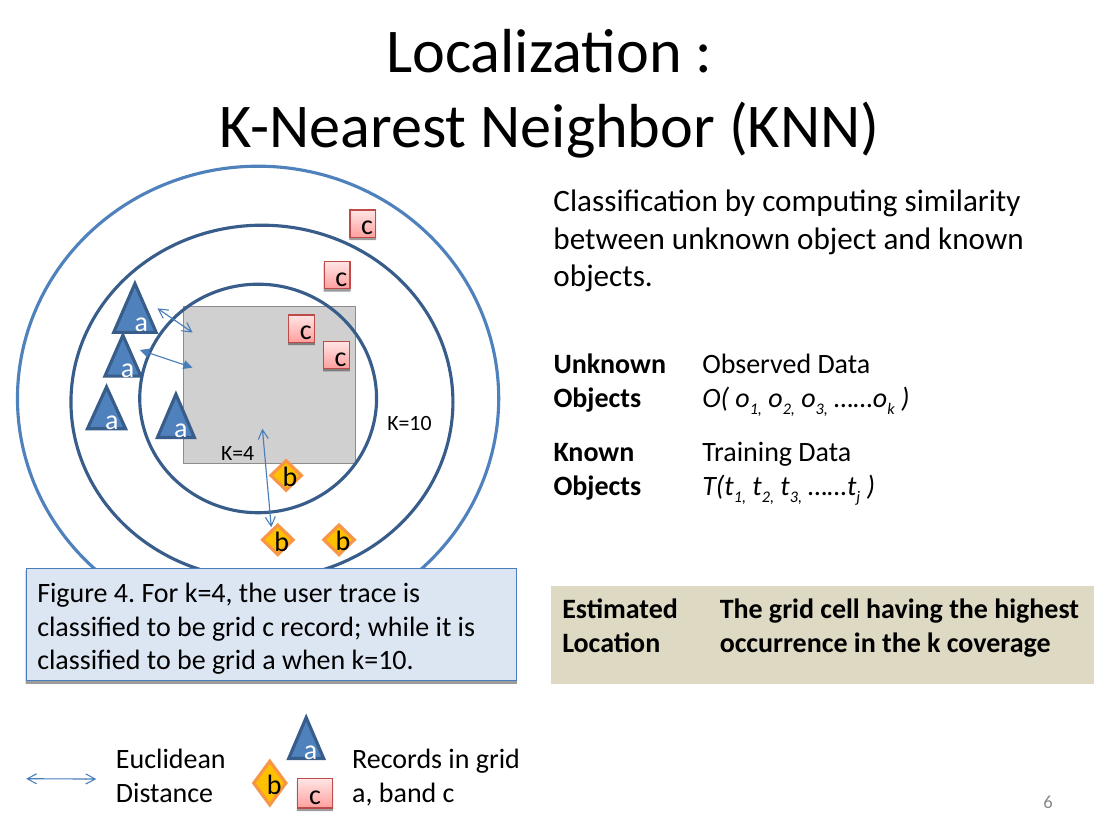
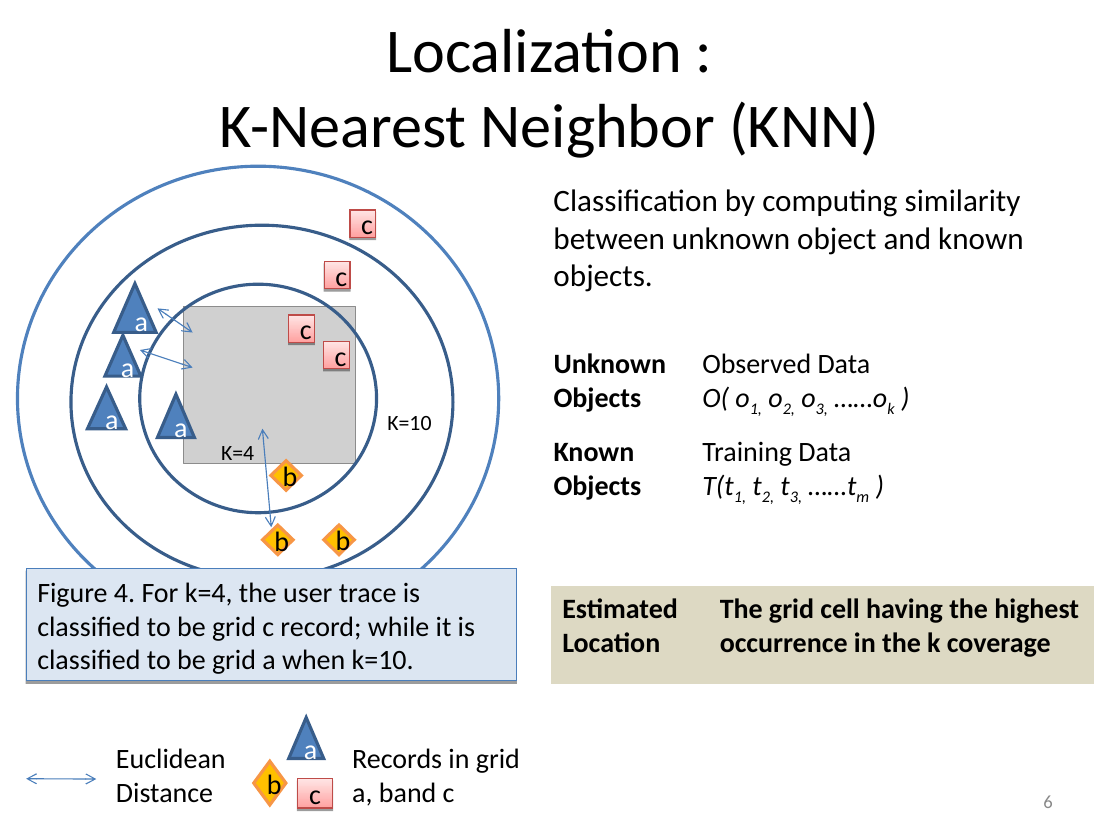
Before and after one commit to venkinarla/qya2, a slide deck: slide 6 of Final Year Porject (QYA2)_update.ppt. Drawn at 1120x840 pixels with LibreOffice and Linux fonts; fonts in the diff are those of the drawing; grey boxes stand for pictures. Boxes give left, top, right and bottom in pixels: in the first picture for what was removed or moved away, otherwise in the second. Text is boxed around its words. In the diff, an @@ line names an element or a change of style, - is before the commit and + after.

```diff
--- a/Final Year Porject (QYA2)_update.ppt
+++ b/Final Year Porject (QYA2)_update.ppt
@@ double arrow (140, 351) - (193, 367): arrowheads changed @@
@@ table at [542, 342, 1076, 525] @@
-row 2, column 2: Training Data / T(t1, t2, t3, ……tj )
+row 2, column 2: Training Data / T(t1, t2, t3, ……tm )
```
Also in this commit, not shown: 2 other slides changed.
